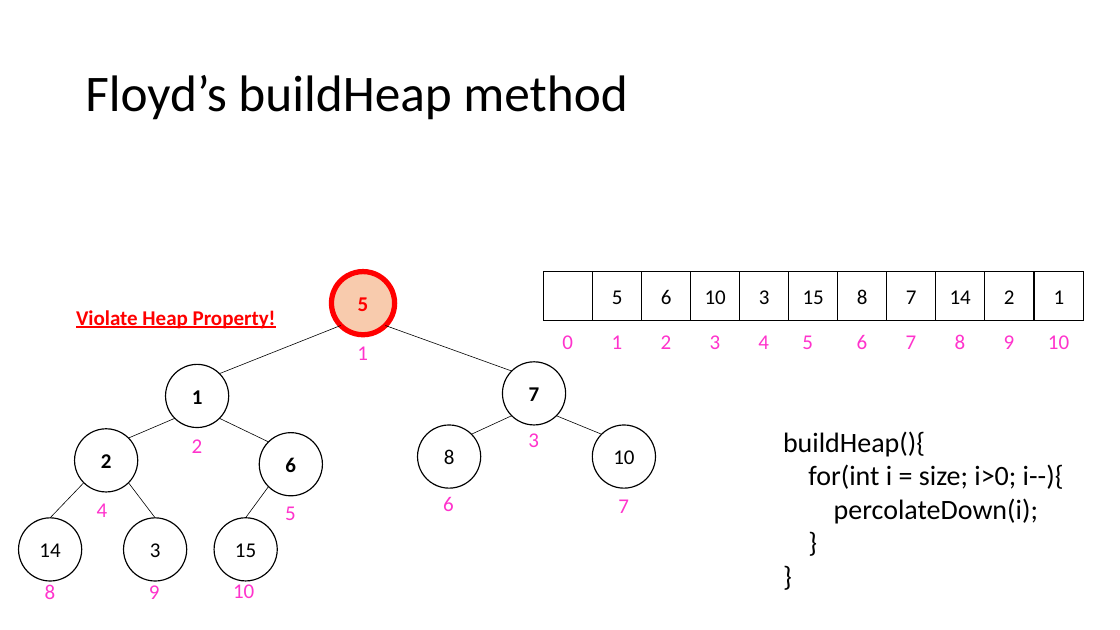
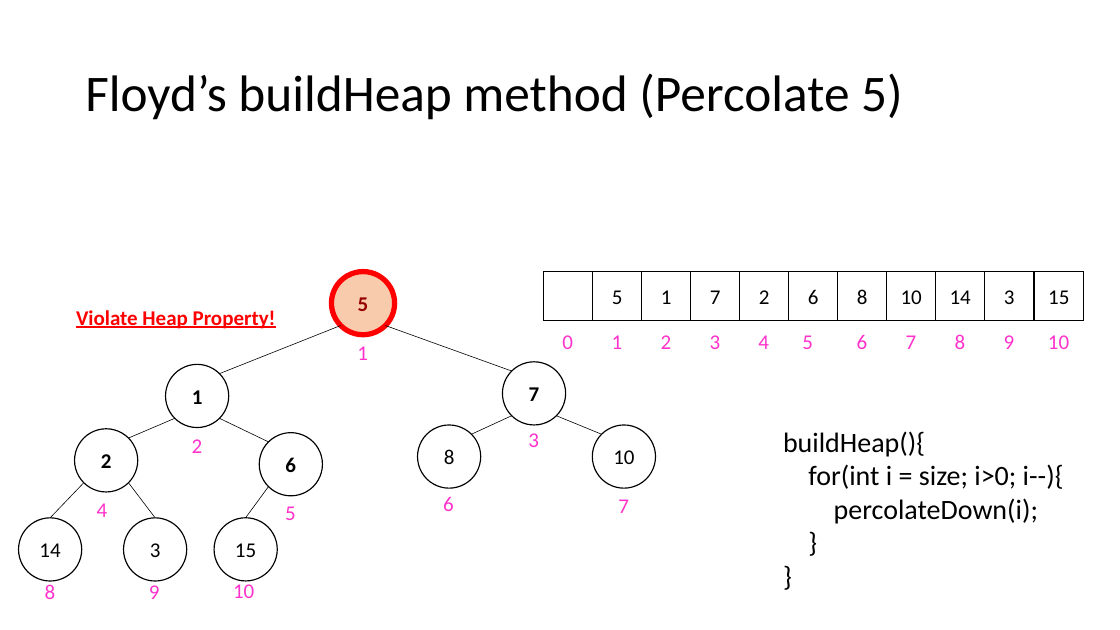
Before and after one commit to natebrunelle/cse332, a slide deck: slide 34 of demo_site/files/slides/lecture5_pqs_inka.pptx. Drawn at 1120x630 pixels with LibreOffice and Linux fonts; fonts in the diff are those of the drawing; grey boxes stand for pictures. Boxes give left, top, right and bottom in pixels: in the first picture for what was removed or moved away, otherwise in the second. Text is boxed around its words. In the diff, an @@ line names an element or a change of style, - is before the commit and + after.

```diff
--- a/demo_site/files/slides/lecture5_pqs_inka.pptx
+++ b/demo_site/files/slides/lecture5_pqs_inka.pptx
@@ title at (85,73,903,120): text changed @@
-Floyd’s buildHeap method
+Floyd’s buildHeap method (Percolate 5)
@@ ellipse "5" at (332,271,395,334): text colour #FF0000 to #940000 @@
@@ rectangle "1": place and size @@
-rectangle "1" at (1034,271,1083,320)
+rectangle "1" at (642,271,691,320)
@@ rectangle "7": place and size @@
-rectangle "7" at (887,271,936,320)
+rectangle "7" at (691,271,739,320)
@@ rectangle "2": place and size @@
-rectangle "2" at (985,271,1033,320)
+rectangle "2" at (740,271,789,320)
@@ rectangle "6": place and size @@
-rectangle "6" at (642,271,691,320)
+rectangle "6" at (789,271,838,320)
@@ rectangle "10": place and size @@
-rectangle "10" at (691,271,739,320)
+rectangle "10" at (887,271,936,320)
@@ rectangle "3": place and size @@
-rectangle "3" at (740,271,789,320)
+rectangle "3" at (985,271,1033,320)
@@ rectangle "15": place and size @@
-rectangle "15" at (789,271,838,320)
+rectangle "15" at (1034,271,1083,320)
```
Also in this commit, not shown: 30 other slides changed, 1 slide added, 1 slide removed, 14 other files.
